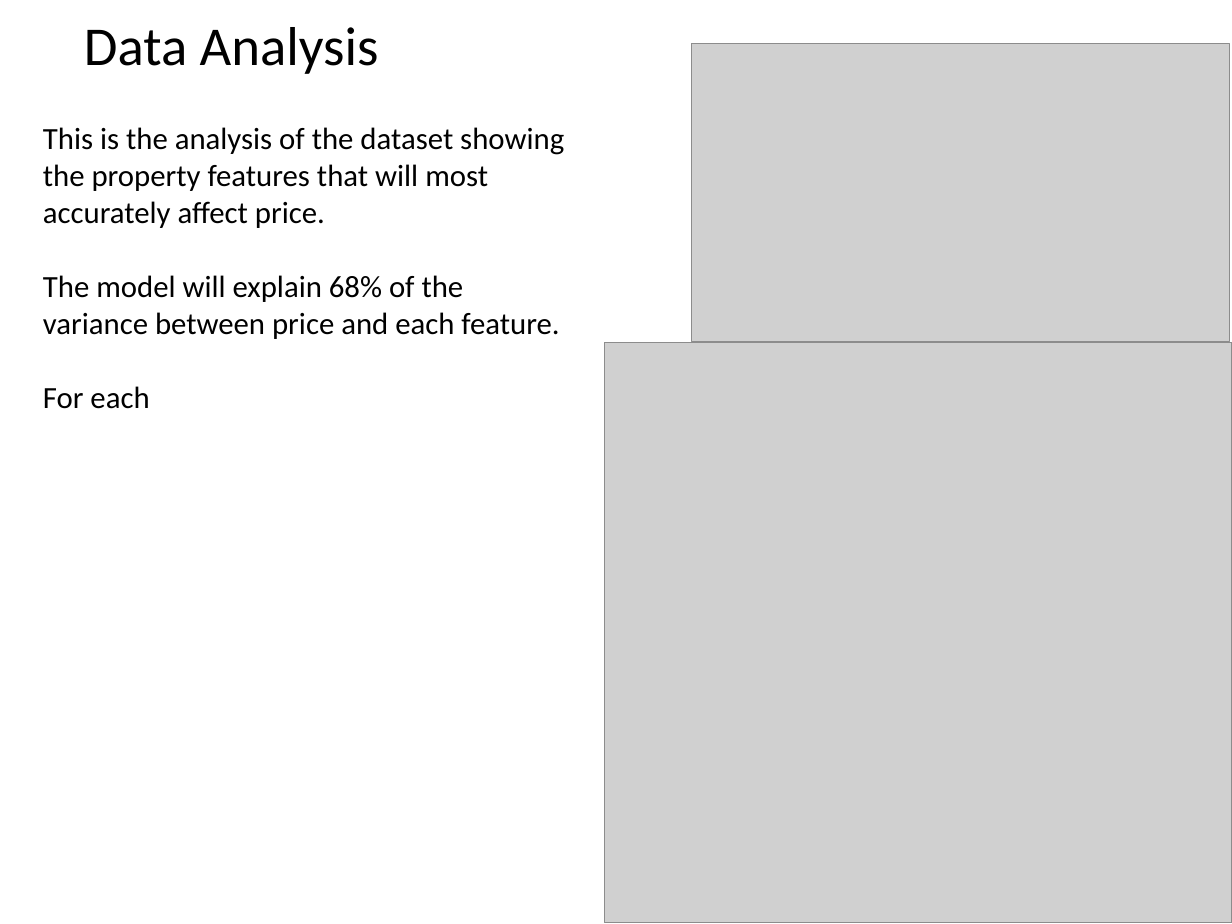
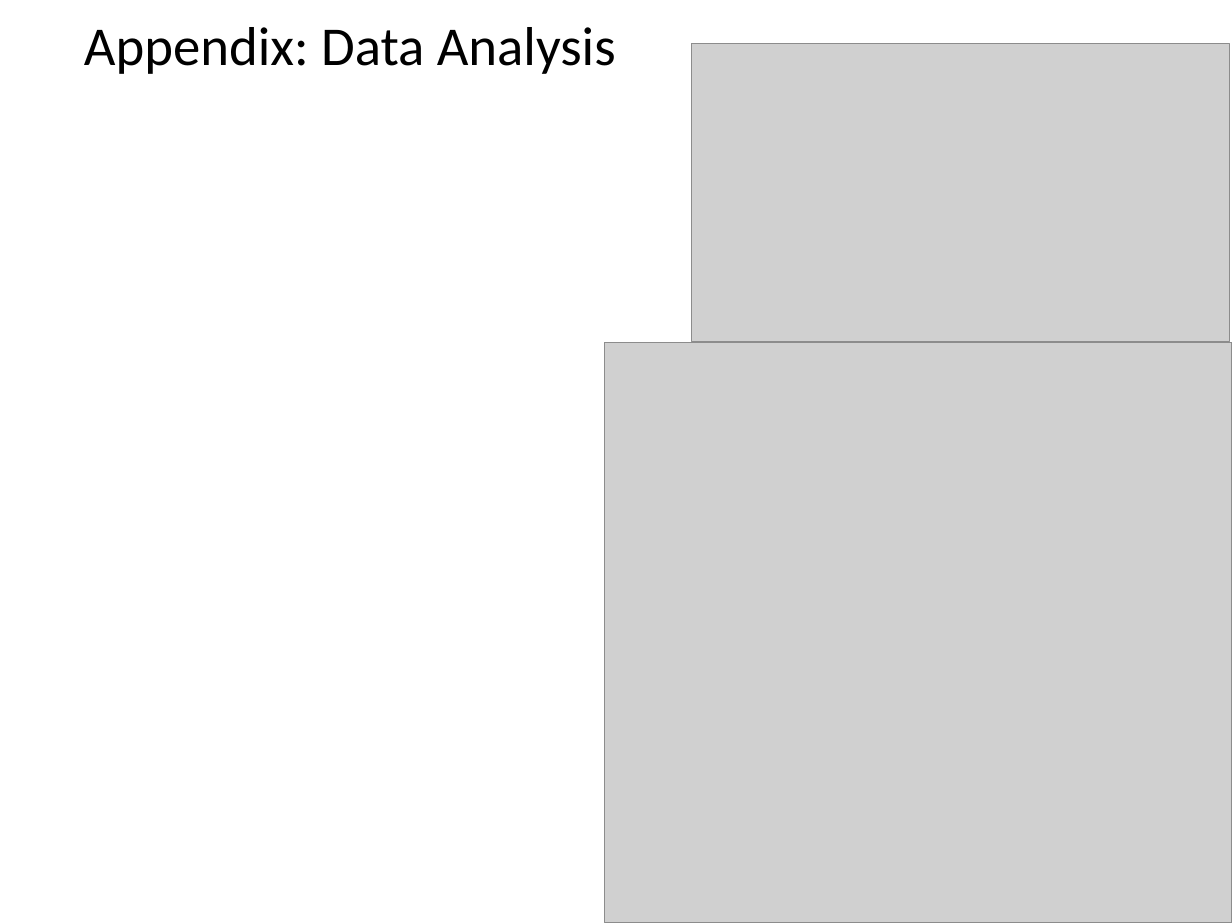
Before and after one commit to josephguy02/Module_1_project, a slide deck: slide 4 of Final_Project_Presentation.pptx (slide 3 before the commit). Drawn at 1232x924 pixels with LibreOffice and Linux fonts; fonts in the diff are those of the drawing; grey boxes stand for pictures. Boxes give left, top, right and bottom in pixels: in the first picture for what was removed or moved away, otherwise in the second. Text is boxed around its words. In the diff, an @@ line names an element or a change of style, - is before the commit and + after.

```diff
--- a/Final_Project_Presentation.pptx
+++ b/Final_Project_Presentation.pptx
@@ text at [84,27,616,74]: text changed @@
-Data Analysis
+Appendix: Data Analysis
@@ text removed at [43,127,564,409] @@
-This is the analysis of the dataset showing the property features that will most accurately affect price.
-The model will explain 68% of the variance between price and each feature.
-For each
```
Also in this commit, not shown: 1 slide added, 3 slides removed.
